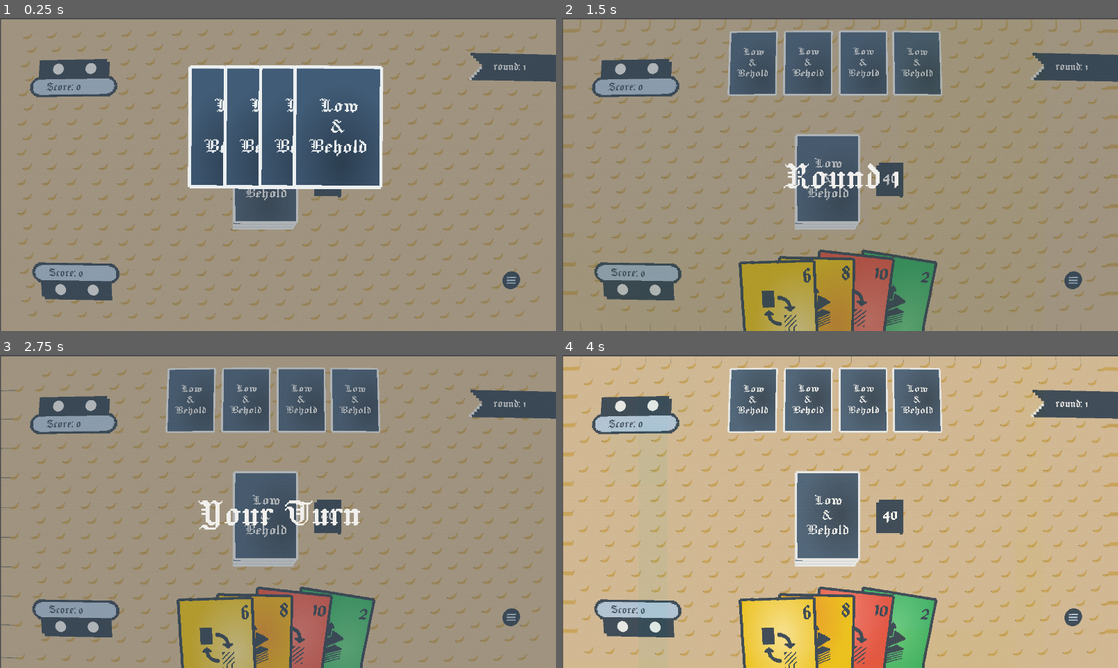
Above: before the commit, frames 1-4 (two rows, left to right).
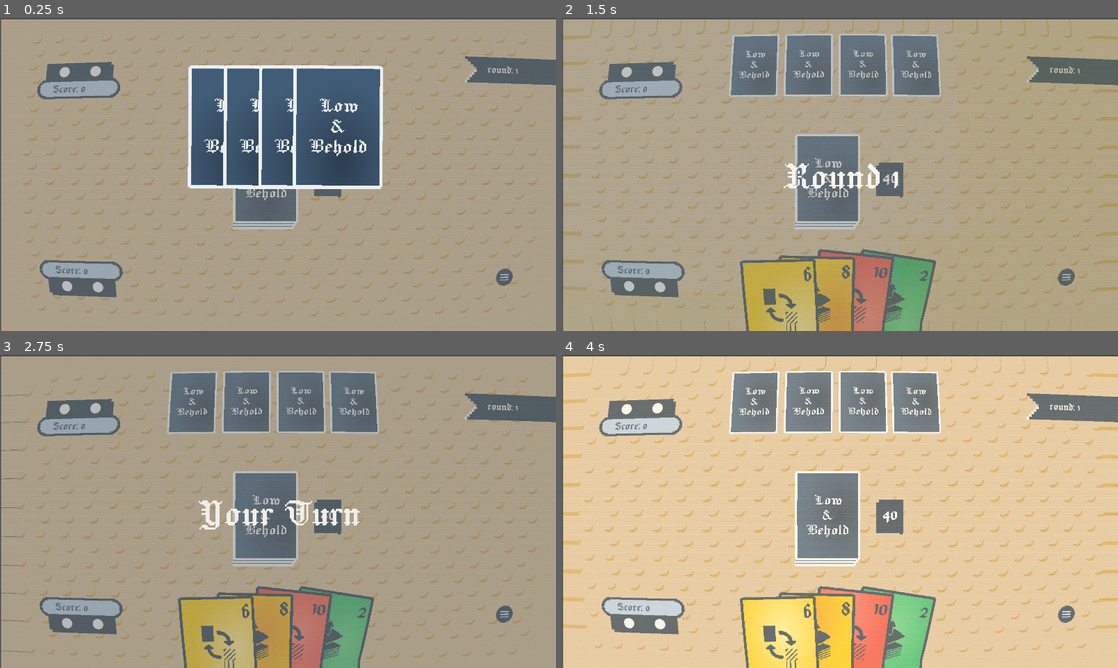
Above: after the commit, the same moments.

Repository: thomisfrank/low_and_behold
Game: Godot game, scene res://scenes/main.tscn
Same seed, same stepped clock (60 frames per second), same inputs: the game is played once before the commit and once after it.
Inputs (mouse positions are in pixels of both pictures, inside the frame that each line leads up to):
- Up to frame 1 (0.25 s): no input
- Up to frame 2 (1.5 s): move the mouse to (962, 158) at 0.52 s; click (962, 158) at 0.67 s; drag from (728, 190) to (812, 237) at 1.27 s
- Up to frame 3 (2.75 s): move the mouse to (333, 442) at 2.02 s; click (333, 442) at 2.17 s
- Up to frame 4 (4 s): drag from (812, 574) to (673, 464) at 2.77 s; move the mouse to (1006, 558) at 3.52 s; click (1006, 558) at 3.67 s

The runs differ from the first frame. In frame 1, 8.4% of the frame differs, in the area x 3-100%, y 3-97%; in frame 2, 24%; in frame 3, 12%; in frame 4, 51%, in the area x 0-100%, y 0-100%.

Commit message:
local changes before rebase

Diff:
--- a/scenes/main.tscn
+++ b/scenes/main.tscn
@@ -20,12 +20,16 @@
 [sub_resource type="ShaderMaterial" id="ShaderMaterial_ya4ey"]
 shader = ExtResource("1_ya4ey")
 shader_parameter/pixel_size = 2.0
-shader_parameter/scanline_darkness = 0.134000006365
-shader_parameter/scanline_spacing = 2.918000091105
-shader_parameter/curvature_amount = 0.1330000063175
-shader_parameter/aberration_amount = 0.01
-shader_parameter/noise_amount = 0.150000007125
-shader_parameter/overlay_strength = 0.1350000064125
+shader_parameter/scanline_darkness = 0.1070000050825
+shader_parameter/scanline_spacing = 3.250000106875
+shader_parameter/curvature_amount = 0.258000012255
+shader_parameter/aberration_amount = 0.0050000002375
+shader_parameter/noise_amount = 0.1330000063175
+shader_parameter/overlay_strength = 0.2410000114475
+shader_parameter/bloom_threshold = 0.278000013205
+shader_parameter/bloom_intensity = 0.1230000058425
+shader_parameter/flicker_amount = 0.12800000608
+shader_parameter/flicker_speed = 2.9510001401725
 
 [sub_resource type="ViewportTexture" id="ViewportTexture_eb6dy"]
 viewport_path = NodePath("SubViewport")
--- a/scripts/shaders/post.gdshader
+++ b/scripts/shaders/post.gdshader
@@ -1,31 +1,38 @@
 shader_type canvas_item;
 render_mode blend_mix, unshaded;
 
+// --- Old Uniforms ---
 uniform float pixel_size : hint_range(1.0, 16.0) = 2.0;
 uniform float scanline_darkness : hint_range(0.0, 1.0) = 0.3;
 uniform float scanline_spacing : hint_range(1.0, 10.0) = 3.0;
-
 uniform float curvature_amount : hint_range(0.0, 1.0) = 0.1;
 uniform float aberration_amount : hint_range(0.0, 0.05) = 0.01;
 uniform float noise_amount : hint_range(0.0, 0.2) = 0.04;
+uniform float overlay_strength : hint_range(0.0, 1.0) = 0.5;
 
-uniform float overlay_strength : hint_range(0.0, 1.0) = 0.5;
+// --- New Uniforms for Bloom and Flicker ---
+uniform float bloom_threshold : hint_range(0.0, 1.0) = 0.7;
+uniform float bloom_intensity : hint_range(0.0, 2.0) = 1.1;
+uniform float flicker_amount : hint_range(0.0, 1.0) = 0.05;
+uniform float flicker_speed : hint_range(0.0, 20.0) = 10.0;
+
 
 float rand(vec2 co) {
     return fract(sin(dot(co.xy ,vec2(12.9898,78.233))) * 43758.5453);
 }
 
 void fragment() {
+    // --- 1. Screen Curvature (Same as before) ---
     vec2 centered_uv = UV - vec2(0.5);
     float len = length(centered_uv);
     vec2 warped_uv = UV + centered_uv * pow(len, 2.0) * curvature_amount;
-
-    // Clamp warped UV to avoid out-of-bounds sampling
     warped_uv = clamp(warped_uv, vec2(0.0), vec2(1.0));
 
+    // --- 2. Pixelation (Same as before) ---
     vec2 grid_uv = floor(warped_uv * TEXTURE_PIXEL_SIZE / pixel_size)
                  * pixel_size / TEXTURE_PIXEL_SIZE;
 
+    // --- 3. Chromatic Aberration (Same as before) ---
     vec2 offset = centered_uv * aberration_amount;
     float r = texture(TEXTURE, grid_uv - offset).r;
     float g = texture(TEXTURE, grid_uv).g;
@@ -33,16 +40,36 @@
     float a = texture(TEXTURE, grid_uv).a;
 
     vec4 effect_color = vec4(r, g, b, a);
-    vec4 scene_color = texture(TEXTURE, warped_uv);
 
+    // --- 4. NEW: Bloom Effect ---
+    // Calculate the brightness (luminance) of the current pixel
+    float brightness = dot(effect_color.rgb, vec3(0.2126, 0.7152, 0.0722));
+
+    // If the pixel is brighter than the threshold, add bloom
+    if (brightness > bloom_threshold) {
+        // Sample surrounding pixels and add their color to create a glow
+        vec2 px = vec2(1.0) / TEXTURE_PIXEL_SIZE;
+        effect_color.rgb += texture(TEXTURE, grid_uv + vec2(px.x, 0.0)).rgb * bloom_intensity;
+        effect_color.rgb += texture(TEXTURE, grid_uv - vec2(px.x, 0.0)).rgb * bloom_intensity;
+        effect_color.rgb += texture(TEXTURE, grid_uv + vec2(0.0, px.y)).rgb * bloom_intensity;
+        effect_color.rgb += texture(TEXTURE, grid_uv - vec2(0.0, px.y)).rgb * bloom_intensity;
+    }
+
+    // --- 5. Scanlines (Same as before) ---
     if (mod(FRAGCOORD.y, scanline_spacing) < 1.0) {
         effect_color.rgb *= (1.0 - scanline_darkness);
     }
 
+    // --- 6. Noise (Same as before) ---
     float noise = (rand(UV + TIME) - 0.5) * noise_amount;
     effect_color.rgb += vec3(noise);
 
+    // --- 7. NEW: Flicker Effect ---
+    float flicker = sin(TIME * flicker_speed) * 0.5 + 0.5; // Creates a 0-1 pulse
+    effect_color.rgb *= (1.0 - (flicker * flicker_amount));
+
+    // --- 8. Final Blending (Same as before) ---
+    vec4 scene_color = texture(TEXTURE, warped_uv);
     vec4 blended = mix(scene_color, effect_color, overlay_strength);
-    blended.a = 1.0; // Force full alpha to ensure visibility
     COLOR = blended;
 }
Not shown, changed: assets/.DS_Store
